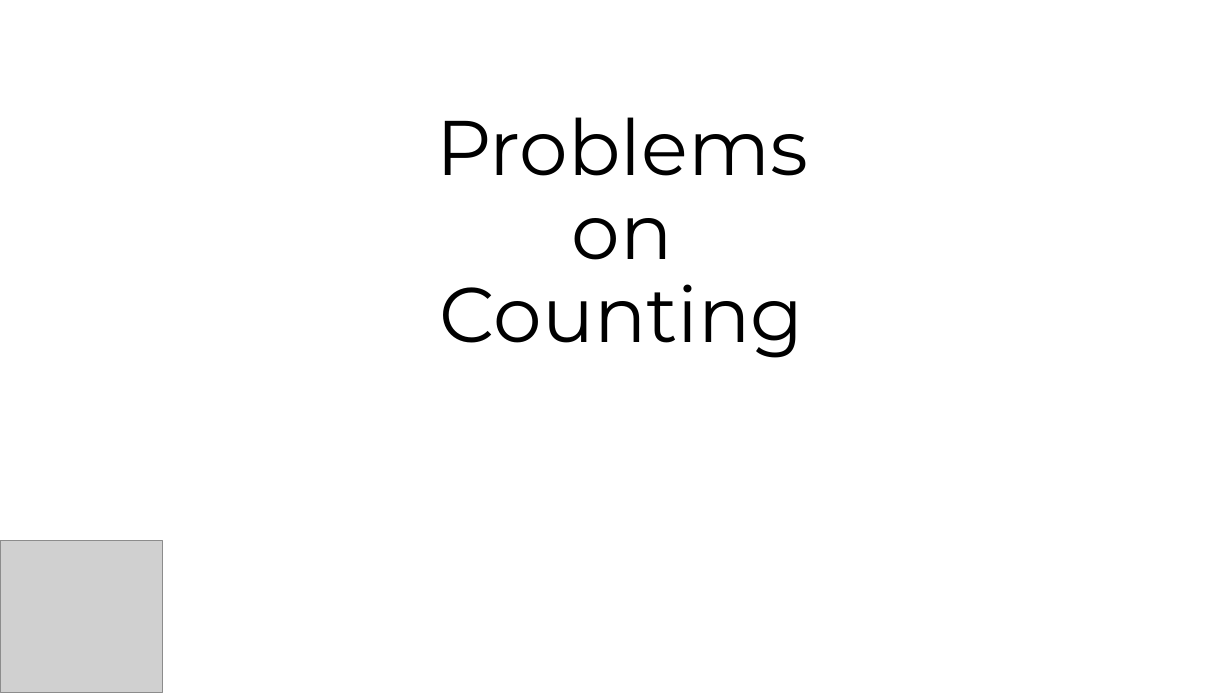
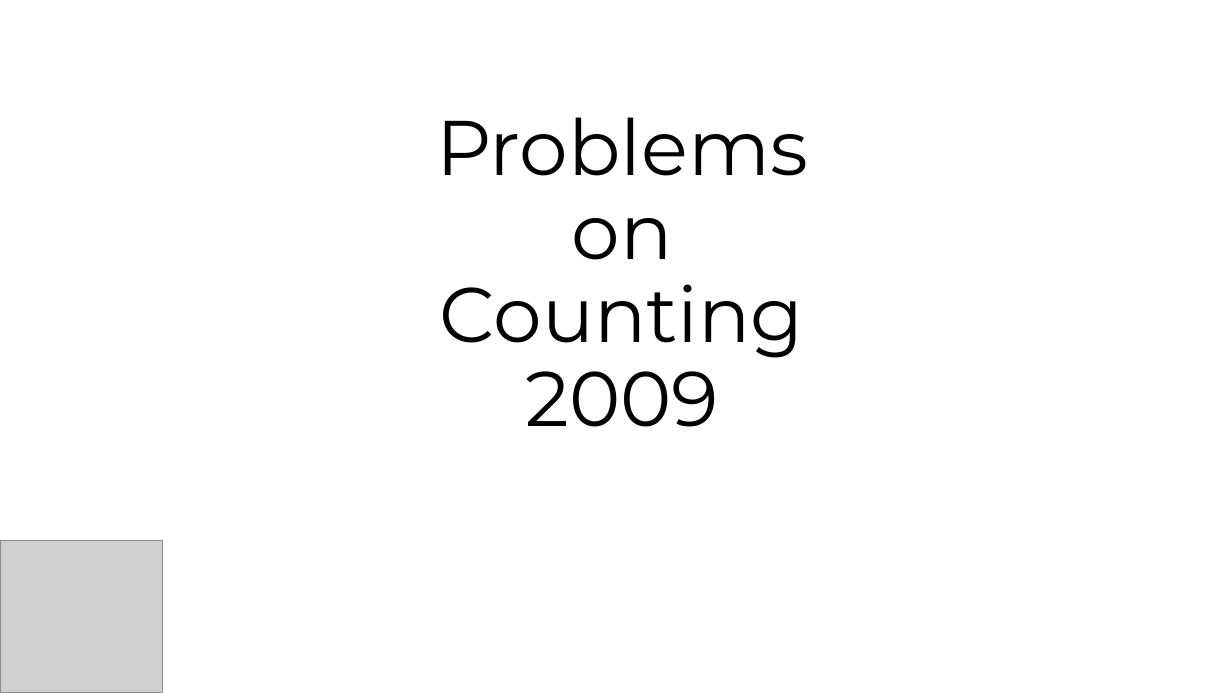
Before and after one commit to jinmang2/probability, a slide deck: slide 1 of 경우의 수 임용고시 2009.pptx. Drawn at 1232x693 pixels with LibreOffice and Linux fonts; fonts in the diff are those of the drawing; grey boxes stand for pictures. Boxes give left, top, right and bottom in pixels: in the first picture for what was removed or moved away, otherwise in the second. Text is boxed around its words. In the diff, an @@ line names an element or a change of style, - is before the commit and + after.

```diff
--- a/경우의 수 임용고시 2009.pptx
+++ b/경우의 수 임용고시 2009.pptx
@@ title at bbox=[436, 117, 808, 427]: text changed @@
-Problems
-on
-Counting
+Problems
+on
+Counting
+2009
```
Also in this commit, not shown: 6 slides added, 8 slides removed.
